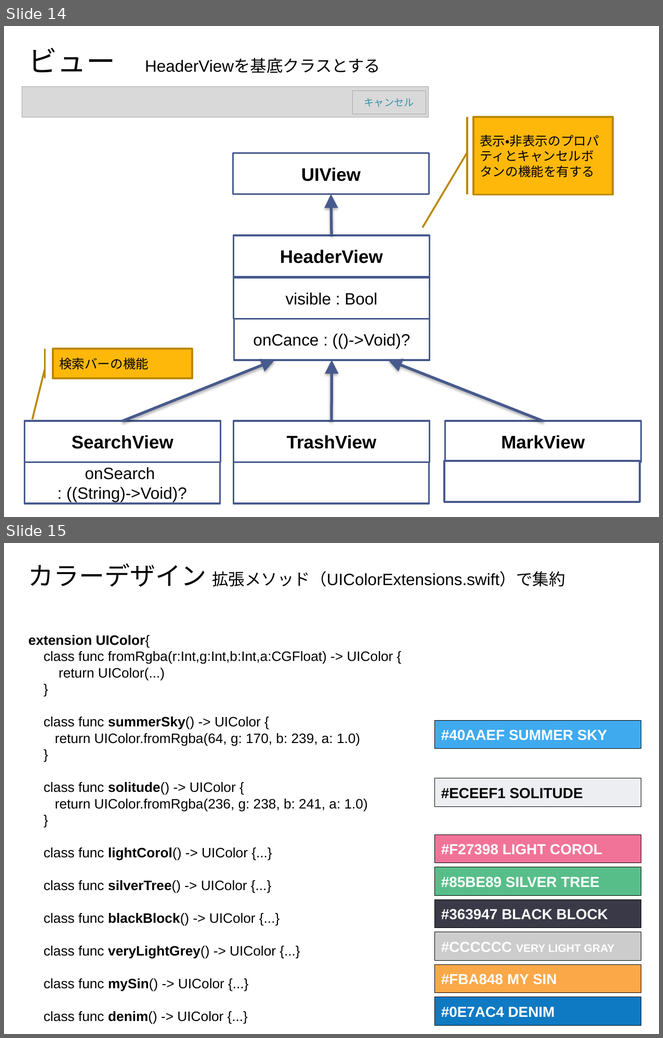
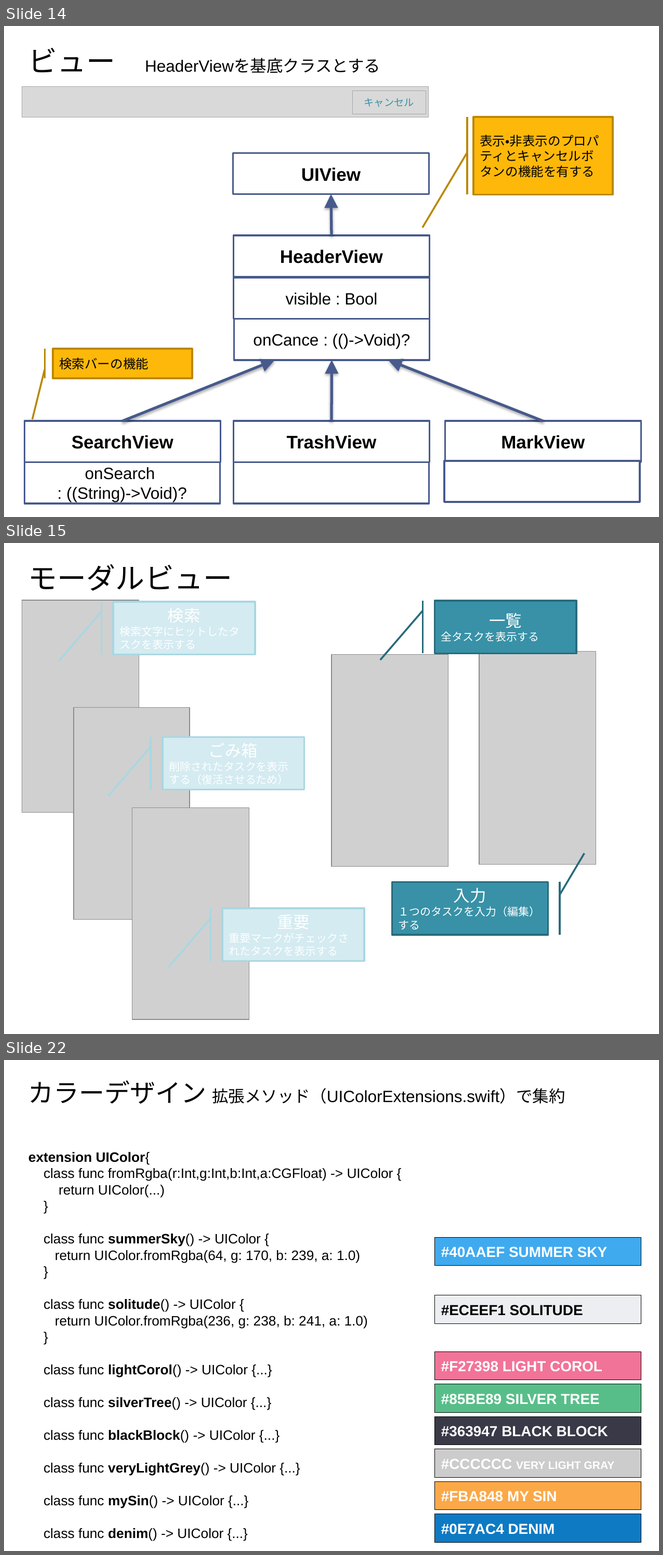
Before and after one commit to furuya02/ToDoApp, a slide deck: doc/ToDoApp.pptx. Shown one above the other, each under a label of ours: slides 14 and 15 before the commit, slides 14, 15 and 22 after it; the slides between them are not shown. The pictures are 663x1038 and 663x1555 pixels, drawn with LibreOffice and Linux fonts; fonts in the diff are those of the drawing; grey boxes stand for pictures. Boxes give left, top, right and bottom in pixels: in the first picture for what was removed or moved away, otherwise in the second. Text is boxed around its words. In the diff, an @@ line names an element or a change of style, - is before the commit and + after.

```diff
--- a/doc/ToDoApp.pptx
+++ b/doc/ToDoApp.pptx
@@ slide 15 added at (4, 543, 659, 1034), background #FFFFFF @@
@@ text added at (28, 564, 232, 591), 32 pt, text #000000 @@
+モーダルビュー
@@ picture added at (22, 600, 138, 812) @@
@@ accent border callout added at (113, 602, 256, 654), fill #D4EBF1, outline #A9D7E2 2 pt @@
@@ accent border callout added at (435, 601, 577, 653), fill #3891A7, outline #296B7C 2 pt, 12 pt, text #FFFFFF @@
+一覧
+全タスクを表示する
@@ picture added at (479, 651, 596, 864) @@
@@ picture added at (332, 654, 448, 866) @@
@@ picture added at (74, 707, 190, 919) @@
@@ accent border callout added at (163, 737, 305, 789), fill #D4EBF1, outline #A9D7E2 2 pt @@
@@ picture added at (132, 808, 249, 1020) @@
@@ accent border callout added at (392, 883, 548, 935), fill #3891A7, outline #296B7C 2 pt, 12 pt, text #FFFFFF @@
+入力
+１つのタスクを入力（編集）する
@@ accent border callout added at (223, 909, 365, 961), fill #D4EBF1, outline #A9D7E2 2 pt @@
@@ what was slide 15 is now slide 22 @@
```
Also in this commit, not shown: 7 slides changed, 5 other slides added, 7 slides removed.
